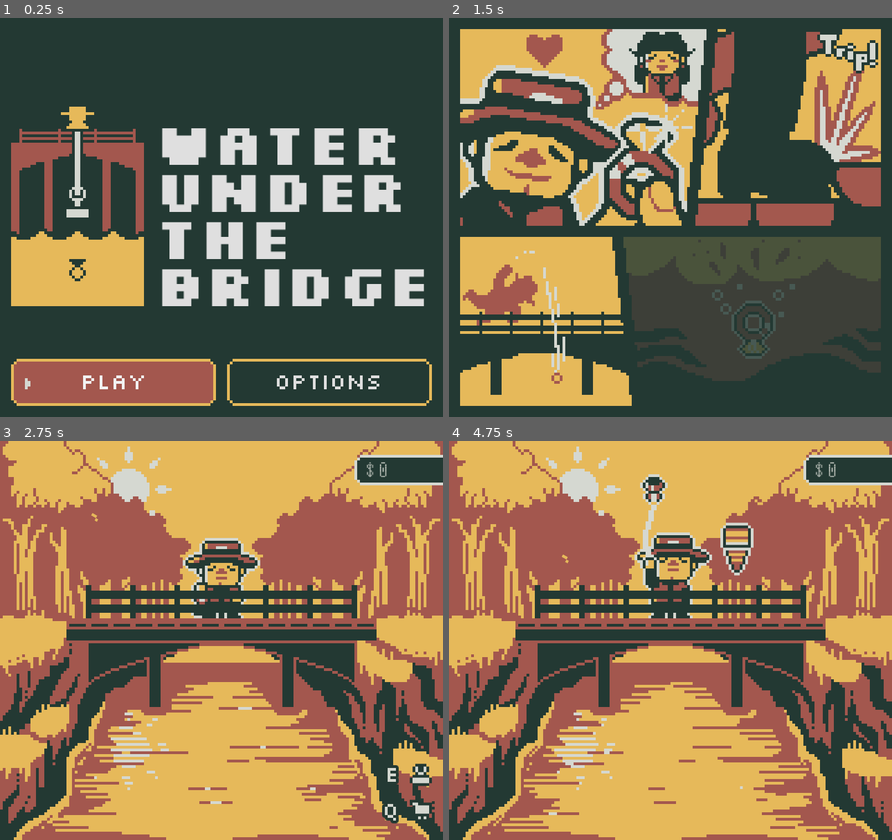
Above: before the commit, frames 1-4 (two rows, left to right).
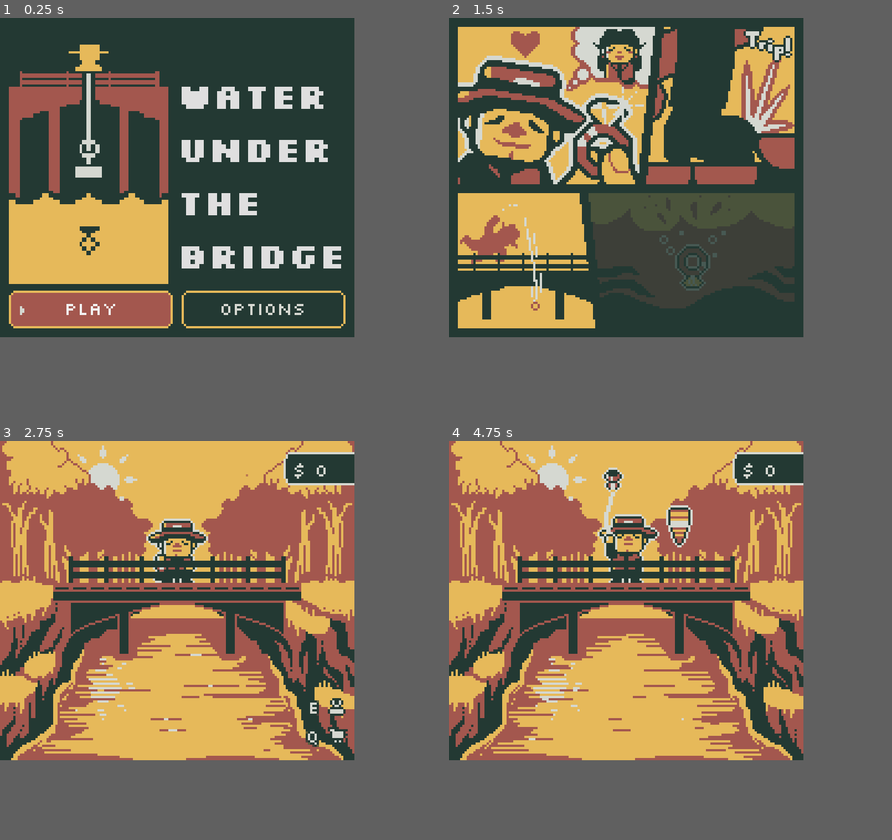
Above: after the commit, the same moments.

Repository: vida85/water-under-the-bridge
Game: Godot game, scene res://scenes/main menu/MainMenu.tscn
The game is run twice, just before and just after one commit, with the same random seed, the same clock (stepped at 60 frames per second) and the same inputs.
Inputs (mouse positions are in pixels of both pictures, inside the frame that each line leads up to):
- Up to frame 1 (0.25 s): no input
- Up to frame 2 (1.5 s): click "play" at 0.5 s; tap Enter (ui_accept) at 1.25 s; move the mouse to (767, 197) at 1.27 s; hold D (right) from 1.28 s (still down); hold E (cast_line) from 1.28 s (still down); click (767, 197) at 1.42 s
- Up to frame 3 (2.75 s): tap Space (jump) at 1.52 s; release D (right) at 2 s; release E (cast_line) at 2 s; tap Enter (ui_accept) at 2 s; drag from (132, 660) to (199, 720) at 2.02 s
- Up to frame 4 (4.75 s): move the mouse to (714, 552) at 2.77 s; hold A (left) 2.78-3.5 s; hold E (cast_line) 2.78-3.5 s; click (714, 552) at 2.92 s; drag from (648, 720) to (816, 756) at 3.52 s; move the mouse to (803, 700) at 4.27 s; hold D (right) from 4.28 s (still down); hold E (cast_line) from 4.28 s (still down); click (803, 700) at 4.42 s; tap Space (jump) at 4.52 s
In our replay, the window is 800x720 before the commit and 640x576 after it. These sizes can differ from the game's own. Grey fills any space a smaller window leaves; there, only what the larger window draws over its background counts as a difference.

The runs differ from the first frame. In frame 1, 34% of the frame differs, in the area x 2-98%, y 6-98%; in frame 2, 58%, in the area x 2-98%, y 2-98%; in frame 3, 52%; in frame 4, 53%.

Commit message:
changed resolution to more faithful pixel art render

Diff:
--- a/magnet-gold/project.godot
+++ b/magnet-gold/project.godot
@@ -34,7 +34,7 @@
 window/size/viewport_height=144
 window/size/window_width_override=640
 window/size/window_height_override=576
-window/stretch/mode="canvas_items"
+window/stretch/mode="viewport"
 window/stretch/aspect="expand"
 
 [editor]
--- a/magnet-gold/resources/game_theme.tres
+++ b/magnet-gold/resources/game_theme.tres
@@ -38,6 +38,7 @@
 [resource]
 default_font = ExtResource("2_mfept")
 default_font_size = 8
+Button/colors/font_color = Color(0.8392157, 0.84705883, 0.81960785, 1)
 Button/styles/focus = SubResource("StyleBoxTexture_mfept")
 Button/styles/normal = SubResource("StyleBoxTexture_4qhqp")
 Button/styles/pressed = SubResource("StyleBoxTexture_bhhdj")
--- a/magnet-gold/scenes/bridges/MainGame.tscn
+++ b/magnet-gold/scenes/bridges/MainGame.tscn
@@ -249,6 +249,7 @@
 z_index = 10
 material = SubResource("CanvasItemMaterial_jj0sy")
 position = Vector2(76, 67)
+amount = 32
 texture = ExtResource("23_2bkwo")
 lifetime = 7.0
 randomness = 1.0
--- a/magnet-gold/scenes/game ui/MainGameUi.tscn
+++ b/magnet-gold/scenes/game ui/MainGameUi.tscn
@@ -1,17 +1,12 @@
 [gd_scene format=3 uid="uid://bg13xtw6ww3d6"]
 
 [ext_resource type="Script" uid="uid://cawnfmxsn35p4" path="res://scenes/game ui/main_game_ui.gd" id="1_eebsa"]
-[ext_resource type="FontFile" uid="uid://bgsg3rtqcy2o" path="res://shared assets/fonts/Handjet-Light.ttf" id="2_ehktw"]
 [ext_resource type="Texture2D" uid="uid://cg346rf5jd8n7" path="res://shared assets/images/textures/ui_cash_bg.png" id="2_l7wif"]
 [ext_resource type="FontVariation" uid="uid://cqdsw52v7oo8f" path="res://components/ui elements/silkscreen_button_font.tres" id="3_btn_font"]
 
 [sub_resource type="LabelSettings" id="LabelSettings_hl03j"]
-font = ExtResource("2_ehktw")
 font_size = 8
-font_color = Color(0.8352941, 0.84705883, 0.81960785, 1)
-stacked_outline_count = 1
-stacked_outline_0/size = 6
-stacked_outline_0/color = Color(0.13725491, 0.22352941, 0.2, 1)
+font_color = Color(0.8392157, 0.84705883, 0.81960785, 1)
 
 [node name="MainGameUi" type="Control" unique_id=2061357430]
 layout_mode = 3
@@ -48,6 +43,8 @@
 [node name="MarginContainer2" type="MarginContainer" parent="HBoxContainer/MarginContainer" unique_id=447428017]
 layout_mode = 2
 theme_override_constants/margin_left = 4
+theme_override_constants/margin_top = 2
+theme_override_constants/margin_bottom = 2
 
 [node name="CashLabel" type="Label" parent="HBoxContainer/MarginContainer/MarginContainer2" unique_id=2147243040]
 unique_name_in_owner = true
--- a/magnet-gold/scenes/main menu/MainMenu.tscn
+++ b/magnet-gold/scenes/main menu/MainMenu.tscn
@@ -15,9 +15,8 @@
 [ext_resource type="Texture2D" uid="uid://cbeayfq32byn5" path="res://shared assets/images/textures/ui-phone-mic.png" id="12_mfq3f"]
 
 [sub_resource type="LabelSettings" id="LabelSettings_176rl"]
-line_spacing = -11.97
+line_spacing = 3.68
 font = ExtResource("4_fxkxh")
-font_size = 21
 font_color = Color(0.8745098, 0.8745098, 0.8745098, 1)
 
 [sub_resource type="LabelSettings" id="LabelSettings_options"]
@@ -101,6 +100,9 @@
 Bridge"
 label_settings = SubResource("LabelSettings_176rl")
 
+[node name="VBoxContainer2" type="VBoxContainer" parent="ContentMargin" unique_id=70083351]
+layout_mode = 2
+
 [node name="PlayButton" type="Button" parent="." unique_id=1028818363]
 unique_name_in_owner = true
 layout_mode = 0
@@ -122,9 +124,6 @@
 theme = ExtResource("5_phone_theme")
 text = "options"
 script = ExtResource("7_indicator_button")
-
-[node name="VBoxContainer2" type="VBoxContainer" parent="ContentMargin" unique_id=70083351]
-layout_mode = 2
 
 [node name="OptionsPopup" type="PanelContainer" parent="." unique_id=940043548]
 unique_name_in_owner = true
--- a/magnet-gold/scenes/main menu/main_menu.gd
+++ b/magnet-gold/scenes/main menu/main_menu.gd
@@ -16,6 +16,7 @@
 
 
 func _ready() -> void:
+	Input.mouse_mode = Input.MOUSE_MODE_HIDDEN
 	GameState.reset()
 	options_popup.hide()
 
--- a/magnet-gold/scenes/outro/Outro.tscn
+++ b/magnet-gold/scenes/outro/Outro.tscn
@@ -6,15 +6,10 @@
 [ext_resource type="Texture2D" uid="uid://clp3e47cs2g11" path="res://shared assets/images/comic/comic-outro-1.png" id="3_panel1"]
 [ext_resource type="FontVariation" uid="uid://cqdsw52v7oo8f" path="res://components/ui elements/silkscreen_button_font.tres" id="4_font"]
 [ext_resource type="Texture2D" uid="uid://cg346rf5jd8n7" path="res://shared assets/images/textures/ui_cash_bg.png" id="5_cash_bg"]
-[ext_resource type="FontFile" uid="uid://bgsg3rtqcy2o" path="res://shared assets/fonts/Handjet-Light.ttf" id="6_cash_font"]
 
 [sub_resource type="LabelSettings" id="LabelSettings_cash"]
-font = ExtResource("6_cash_font")
 font_size = 8
 font_color = Color(0.8352941, 0.84705883, 0.81960785, 1)
-stacked_outline_count = 1
-stacked_outline_0/size = 6
-stacked_outline_0/color = Color(0.13725491, 0.22352941, 0.2, 1)
 
 [node name="Outro" type="Control" unique_id=727441937]
 layout_mode = 3
@@ -90,6 +85,8 @@
 [node name="MarginContainer2" type="MarginContainer" parent="CashHUD/MarginContainer" unique_id=447428018]
 layout_mode = 2
 theme_override_constants/margin_left = 4
+theme_override_constants/margin_top = 2
+theme_override_constants/margin_bottom = 2
 
 [node name="CashLabel" type="Label" parent="CashHUD/MarginContainer/MarginContainer2" unique_id=2147243041]
 unique_name_in_owner = true
--- a/magnet-gold/scenes/outro/outro.gd
+++ b/magnet-gold/scenes/outro/outro.gd
@@ -27,8 +27,6 @@
 func _play_sequence() -> void:
 	print("[Outro] sequence started")
 	tween = create_tween()
-	tween.set_parallel()
-	tween.tween_property(panel, "scale", MAX_SCALE, GROW_DURATION)
 	tween.tween_property(panel, "modulate:a", 1.0, FADE_DURATION)
 	tween.set_parallel(false)
 	tween.tween_interval(SHOW_DURATION)
--- a/magnet-gold/scenes/popups/Popups.tscn
+++ b/magnet-gold/scenes/popups/Popups.tscn
@@ -1,7 +1,6 @@
 [gd_scene format=3 uid="uid://bp58d3xjjj58x"]
 
 [ext_resource type="Script" uid="uid://rghe8vdkrxd" path="res://scenes/popups/pop_ups.gd" id="1_ticgj"]
-[ext_resource type="FontFile" uid="uid://btdc3pvuifnim" path="res://shared assets/fonts/Jersey10-Regular.ttf" id="2_311g3"]
 [ext_resource type="AudioStream" uid="uid://6p35b8qyuwma" path="res://shared assets/audio/music/found_me.mp3" id="3_oobv8"]
 [ext_resource type="Theme" uid="uid://bje0fb4plrk45" path="res://components/ui elements/phone_theme.tres" id="3_theme"]
 [ext_resource type="StyleBox" uid="uid://cuhr1lvgq40bu" path="res://components/ui elements/description_bg_style.tres" id="4_desc_bg"]
@@ -12,13 +11,8 @@
 
 [sub_resource type="LabelSettings" id="LabelSettings_hl03j"]
 line_spacing = -4.0
-font = ExtResource("2_311g3")
-font_size = 12
+font_size = 8
 font_color = Color(0.8352941, 0.84705883, 0.81960785, 1)
-stacked_outline_count = 2
-stacked_outline_0/size = 4
-stacked_outline_0/color = Color(0.13725491, 0.22352941, 0.2, 1)
-stacked_outline_1/color = Color(0.8352941, 0.84705883, 0.81960785, 1)
 
 [node name="Popups" type="Control" unique_id=629519763]
 layout_mode = 3
--- a/magnet-gold/scenes/shop/Shop.tscn
+++ b/magnet-gold/scenes/shop/Shop.tscn
@@ -1,7 +1,6 @@
 [gd_scene format=3 uid="uid://dhikhypod3wsd"]
 
 [ext_resource type="Script" uid="uid://clb14r5scpt4l" path="res://scenes/shop/shop.gd" id="1_v61rp"]
-[ext_resource type="FontFile" uid="uid://btdc3pvuifnim" path="res://shared assets/fonts/Jersey10-Regular.ttf" id="2_3qebd"]
 [ext_resource type="AudioStream" uid="uid://baia8xqn0xjjg" path="res://shared assets/audio/sfx/cash_sfx00000000.mp3" id="3_xjfbs"]
 [ext_resource type="AudioStream" uid="uid://dp8l0nqgtkg5e" path="res://shared assets/audio/sfx/bell_sfx00057510.mp3" id="4_6yl83"]
 [ext_resource type="Texture2D" uid="uid://bvuekuopv8dq7" path="res://shared assets/images/textures/ui-arrow.png" id="4_xjfbs"]
@@ -14,14 +13,9 @@
 [ext_resource type="Texture2D" uid="uid://cbeayfq32byn5" path="res://shared assets/images/textures/ui-phone-mic.png" id="13_phone_mic"]
 
 [sub_resource type="LabelSettings" id="LabelSettings_tfrm4"]
-font = ExtResource("2_3qebd")
-font_size = 12
+line_spacing = -4.0
+font_size = 8
 font_color = Color(0.8392157, 0.84705883, 0.81960785, 1)
-stacked_outline_count = 2
-stacked_outline_0/size = 4
-stacked_outline_0/color = Color(0.13725491, 0.22352941, 0.2, 1)
-stacked_outline_1/size = 1
-stacked_outline_1/color = Color(0.8392157, 0.84705883, 0.81960785, 1)
 
 [node name="Shop" type="Control" unique_id=1355205205]
 layout_mode = 3
@@ -73,7 +67,8 @@
 
 [node name="ShopLabel" type="Label" parent="PanelContainer/MarginContainer/VBoxContainer" unique_id=113695734]
 layout_mode = 2
-text = "Gold'en Stuff"
+text = "Gold'en
+Stuff"
 label_settings = SubResource("LabelSettings_tfrm4")
 horizontal_alignment = 1
 
Binary file changed: magnet-gold/shared assets/images/textures/leaves.png
